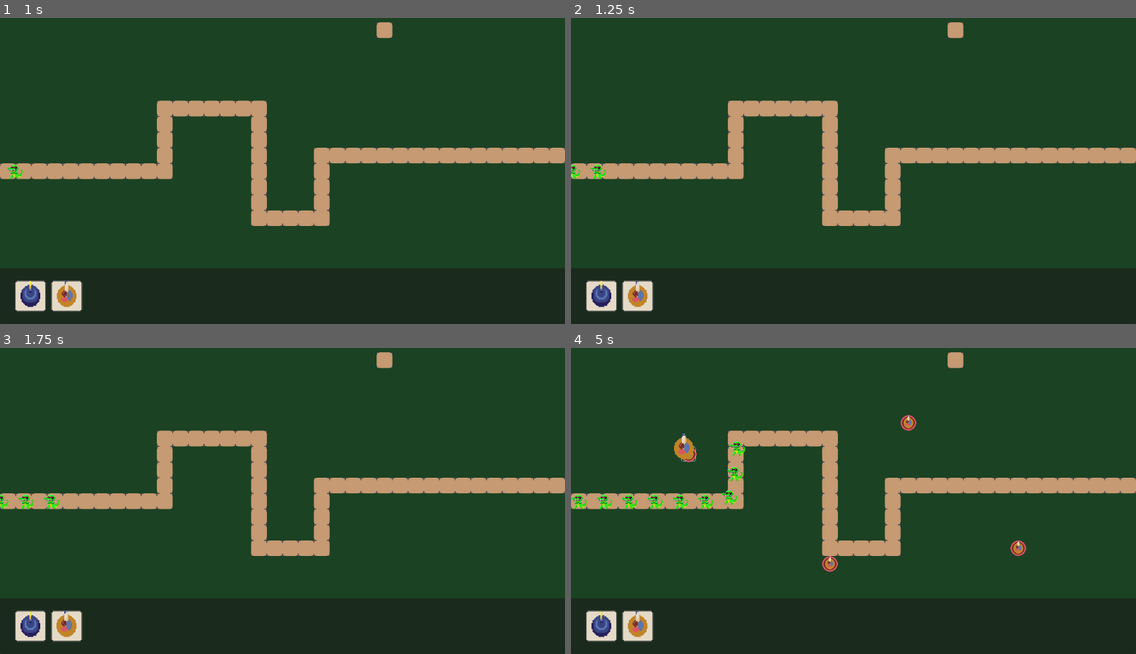
Above: before the commit, frames 1-4 (two rows, left to right).
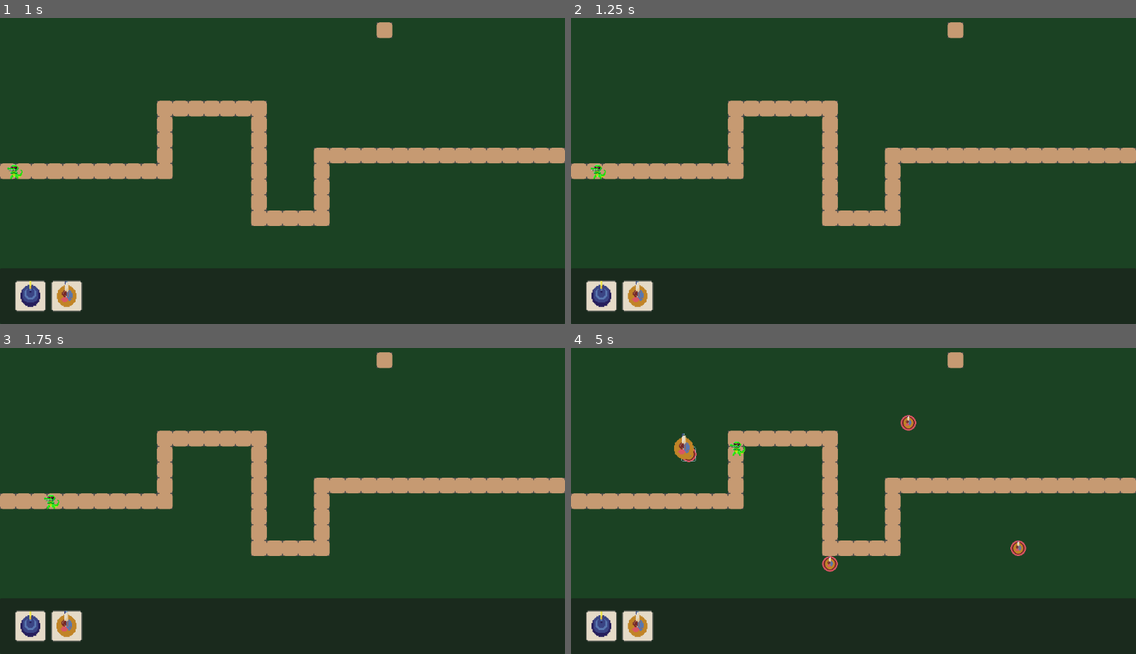
Above: after the commit, the same moments.

Repository: NHemmerly/tower_defense_uwu
Game: Godot game, scene res://levels/level_1/level_1.tscn
Same seed, same stepped clock (60 frames per second), same inputs: the game is played once before the commit and once after it. The project has no main scene, so this scene is started directly.
Inputs (mouse positions are in pixels of both pictures, inside the frame that each line leads up to):
- Up to frame 1 (1 s): tap Enter at 0.5 s; move the mouse to (28, 296) at 0.52 s; click (28, 296) at 0.6 s
- Up to frame 2 (1.25 s): no input
- Up to frame 3 (1.75 s): move the mouse to (67, 626) at 1.27 s; click (67, 626) at 1.35 s
- Up to frame 4 (5 s): move the mouse to (910, 424) at 2.02 s; click (910, 424) at 2.1 s; move the mouse to (825, 559) at 2.77 s; click (825, 559) at 2.85 s; move the mouse to (1023, 543) at 3.52 s; click (1023, 543) at 3.6 s; move the mouse to (684, 448) at 4.27 s; click (684, 448) at 4.35 s

Frame 1 is identical in both runs. In frame 2, less than 0.1% of the frame differs, in the area x 0-2%, y 47-53%; in frame 3, 0.1%; in frame 4, 0.6%, in the area x 0-31%, y 38-53%.
Error after the commit: Out of bounds get index '1' (on base: 'Array[EntityData]') (res://levels/base_level/base_level.gd:24)

Commit message:
start implementing wave stuff in levels

Diff:
--- a/levels/base_level/base_level.gd
+++ b/levels/base_level/base_level.gd
@@ -5,9 +5,10 @@
 # Each index of the array will be a wave and will be called "Waves"
 @export var spawn: Marker2D
 @export var end: Marker2D
-@export var mob: EntityData
+@export var waves: Wave
 @export var spawn_timer: float
 @export var timer: Timer
+var wave: int = 0
 
 # Called when the node enters the scene tree for the first time.
 func _ready() -> void:
@@ -20,10 +21,12 @@
 
 
 func spawn_mob() -> void:
-	var new_mob = mob.entity.instantiate()
+	var new_mob = waves.enemies[wave].entity.instantiate()
 	add_child(new_mob)
 	new_mob.position = spawn.position
 	new_mob.set_movement_target(end.global_position)
+	wave += 1
+
 
 
 
--- a/levels/components/wave.gd
+++ b/levels/components/wave.gd
@@ -1,4 +1,4 @@
 class_name Wave
 extends Resource
 
-@export var enemies: Array[Entity]
+@export var enemies: Array[EntityData]
--- a/levels/level_1/level_1.tscn
+++ b/levels/level_1/level_1.tscn
@@ -1,15 +1,22 @@
-[gd_scene load_steps=5 format=4 uid="uid://d2h3xiffhj4qc"]
+[gd_scene load_steps=8 format=4 uid="uid://d2h3xiffhj4qc"]
 
 [ext_resource type="Script" uid="uid://brb355s5qsvyo" path="res://levels/base_level/base_level.gd" id="1_k1ttk"]
 [ext_resource type="PackedScene" uid="uid://dicrq3xol8bmk" path="res://levels/components/base_tile.tscn" id="2_epb64"]
 [ext_resource type="Resource" uid="uid://1lhwvbqk8j7f" path="res://entities/enemies/croc/croc_data.tres" id="2_iey7c"]
+[ext_resource type="Script" uid="uid://dkah6g7rvie8n" path="res://entities/base_entity/entity_data.gd" id="3_e6u7d"]
 [ext_resource type="PackedScene" uid="uid://cxctb6cc25xkg" path="res://core/player/player.tscn" id="4_iey7c"]
+[ext_resource type="Script" uid="uid://crvf6q31av66" path="res://levels/components/wave.gd" id="4_mxc8w"]
+
+[sub_resource type="Resource" id="Resource_j48du"]
+script = ExtResource("4_mxc8w")
+enemies = Array[ExtResource("3_e6u7d")]([ExtResource("2_iey7c")])
+metadata/_custom_type_script = "uid://crvf6q31av66"
 
 [node name="Level1" type="Node2D" node_paths=PackedStringArray("spawn", "end", "timer")]
 script = ExtResource("1_k1ttk")
 spawn = NodePath("spawn")
 end = NodePath("end")
-mob = ExtResource("2_iey7c")
+waves = SubResource("Resource_j48du")
 spawn_timer = 0.5
 timer = NodePath("Timer")
 metadata/_custom_type_script = "uid://brb355s5qsvyo"
